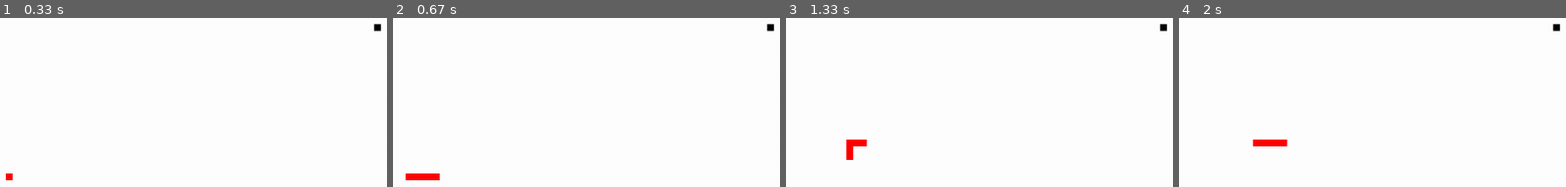
Above: before the commit, frames 1-4 (left to right).
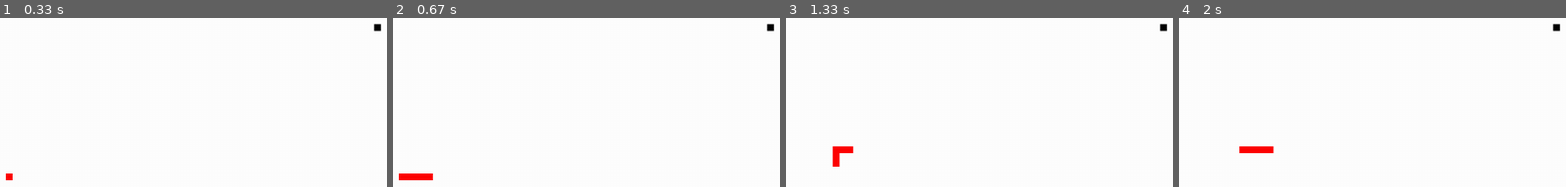
Above: after the commit, the same moments.

Repository: manan-goel-1999/PyGame1
Game: pygame game, started from 5.py
The game is run twice, just before and just after one commit, with the same random seed, the same clock (stepped at 60 frames per second) and the same inputs.
Inputs:
- Up to frame 1 (0.33 s): no input
- Up to frame 2 (0.67 s): hold Right from 0.33 s (still down)
- Up to frame 3 (1.33 s): release Right at 0.8 s; hold Up 0.83-1.13 s; hold Right from 1.17 s (still down)
- Up to frame 4 (2 s): release Right at 1.63 s; hold Left from 1.67 s (still down)

Frame 1 is identical in both runs. In frame 2, 0.2% of the frame differs, in the area x 1-13%, y 92-96%; in frame 3, 0.7%; in frame 4, 0.8%, in the area x 15-29%, y 71-80%.

Commit message:
Pretty Functional Snake Game

Diff:
--- a/5.py
+++ b/5.py
@@ -17,13 +17,13 @@
 
 font = pygame.font.SysFont(None,45)         #Make Font Object
 
-FPS = 15
+FPS = 12
 blocksize = 10
 
 #Display Message
 def MessageDisplay(msg,color):
     text = font.render(msg,True,color)                          #Render Text of Specific Color and Size
-    gameDisplay.blit(text, [displaywidth/2,displayheight/2])    #Render The Message to the gameDisplay
+    gameDisplay.blit(text, [displaywidth/4,displayheight/4])    #Render The Message to the gameDisplay
 
 clock = pygame.time.Clock()
 #make a clock object
@@ -42,7 +42,6 @@
 
     body = []
     bodlength = 5
-
 
     x_coordinate = displaywidth/2
     x_coordinate_change = 0
@@ -115,16 +114,26 @@
             del body[0]
         #surface,colour,position of top left,width,height
 
+        if bodlength > 5:
+            for element in body[:-1]:
+                if element == head:
+                    GameOver = True
+
         snake(blocksize,body)
+
+        #print(body)
 
         if x_coordinate == circlex and y_coordinate == circley:
             circlex = round(random.randrange(0,displaywidth-blocksize)/20.0)*20
             circley = round(random.randrange(0,displayheight-blocksize)/20.0)*20
             bodlength += 1
             #snakelegth += blocksize
-
+        '''if bodlength > 1:
+            for element in body[:1]:
+                if element == head:
+                    GameOver = True
         #gameDisplay.fill(red,rect = [x_coordinate,y_coordinate,blocksize,blocksize])
-        #faster way to make shape
+        #faster way to make shape'''
 
 
         pygame.display.update()
